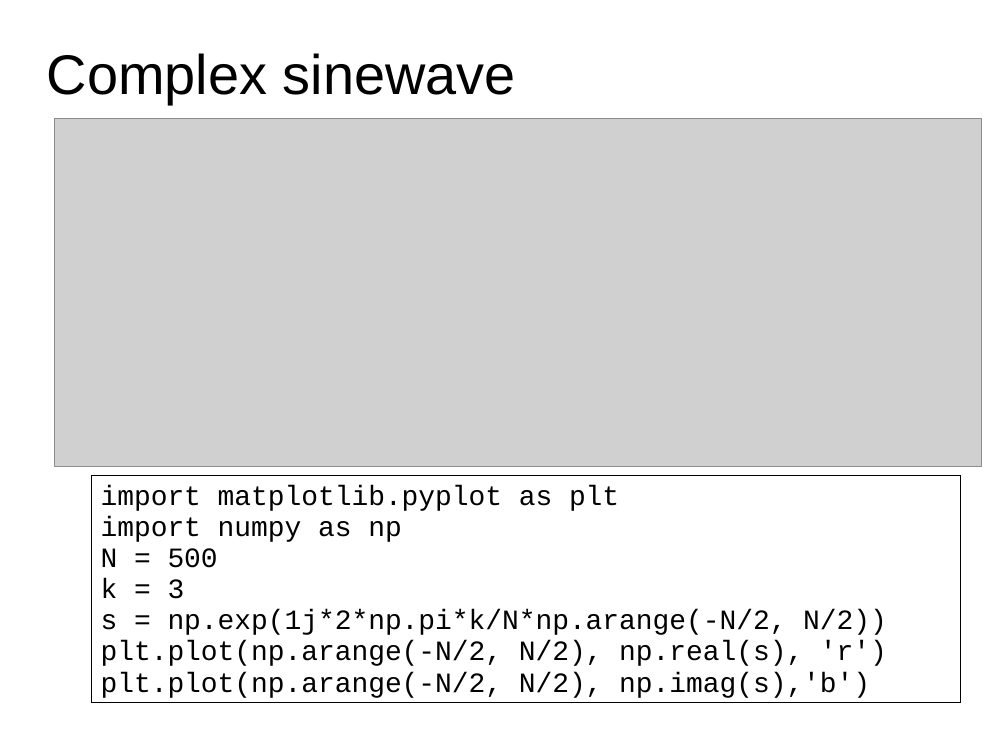
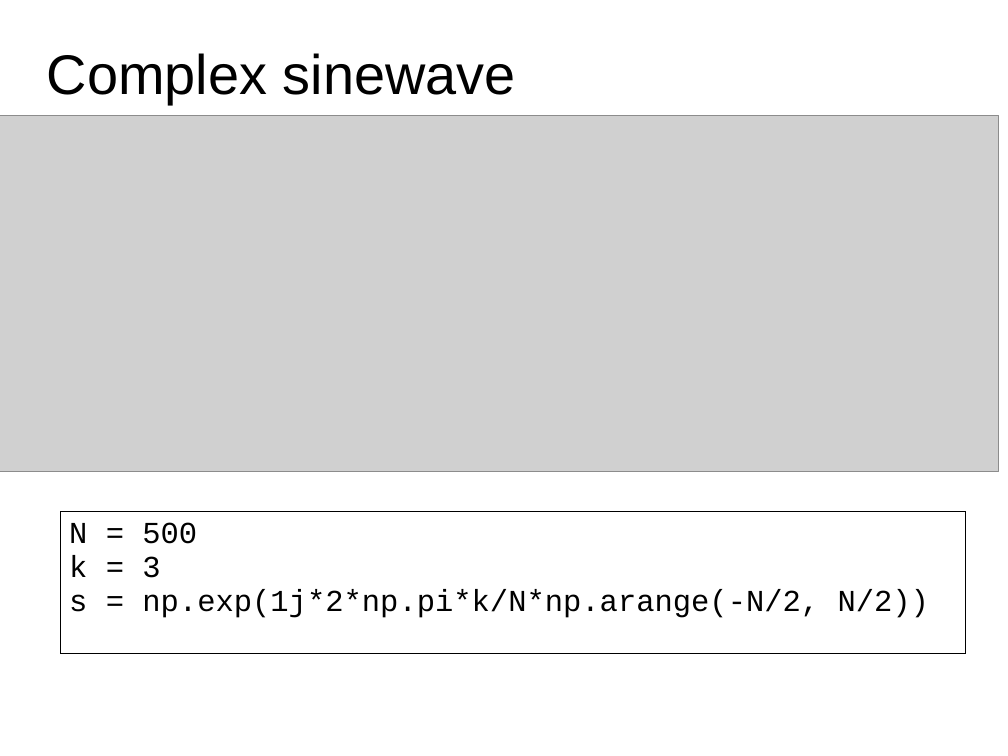
Before and after one commit to MTG/sms-tools, a slide deck: slide 9 of teaching-material/lectures/lect1-Introduction/1-Basic-mathematics.odp. Drawn at 1008x756 pixels with LibreOffice and Linux fonts; fonts in the diff are those of the drawing; grey boxes stand for pictures. Boxes give left, top, right and bottom in pixels: in the first picture for what was removed or moved away, otherwise in the second. Text is boxed around its words. In the diff, an @@ line names an element or a change of style, - is before the commit and + after.

```diff
--- a/teaching-material/lectures/lect1-Introduction/1-Basic-mathematics.odp
+++ b/teaching-material/lectures/lect1-Introduction/1-Basic-mathematics.odp
@@ picture: place and size @@
-picture at (55,118,982,466)
+picture at (0,115,999,472)
@@ text in rectangle at (101,485,619,542): paragraphs removed @@
-import matplotlib.pyplot as plt
-import numpy as np
@@ rectangle "N = 500": place and size @@
-rectangle "N = 500" at (91,476,960,703)
+rectangle "N = 500" at (60,512,966,655)
@@ rectangle "N = 500" at (60,512,966,655): size 22 to 24 pt @@
@@ text in rectangle at (101,641,887,698): paragraphs removed @@
-plt.plot(np.arange(-N/2, N/2), np.real(s), 'r')
-plt.plot(np.arange(-N/2, N/2), np.imag(s),'b')
```
Also in this commit, not shown: 6 other slides changed, 10 other files.
